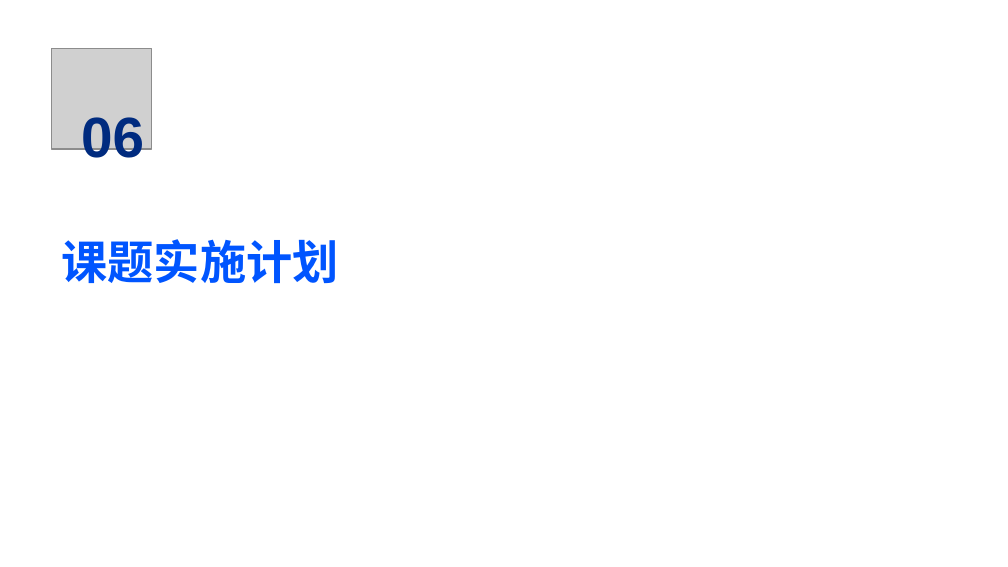
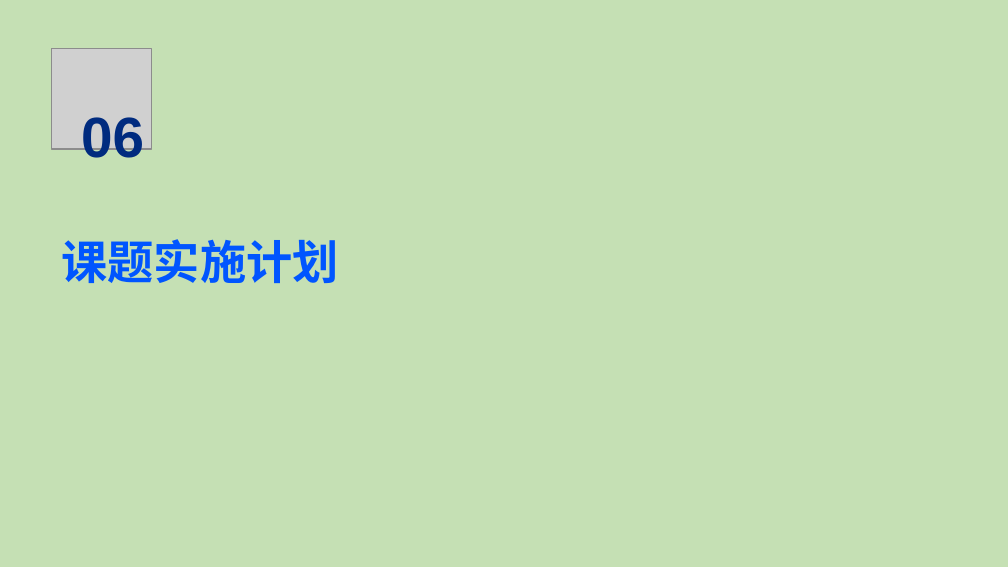
Before and after one commit to fish68517/VUE-SpringBoot-Mysql, a slide deck: slide 17 of doc/小鲨鱼运动健身系统设计与实现-开题报告答辩PPT.pptx. Drawn at 1008x567 pixels with LibreOffice and Linux fonts; fonts in the diff are those of the drawing; grey boxes stand for pictures; background and template pictures are left out. Boxes give left, top, right and bottom in pixels: in the first picture for what was removed or moved away, otherwise in the second. Text is boxed around its words. In the diff, an @@ line names an element or a change of style, - is before the commit and + after.

```diff
--- a/doc/小鲨鱼运动健身系统设计与实现-开题报告答辩PPT.pptx
+++ b/doc/小鲨鱼运动健身系统设计与实现-开题报告答辩PPT.pptx
@@ background picture (left out) to #C5E0B4 @@
```
Also in this commit, not shown: 18 other slides changed.
